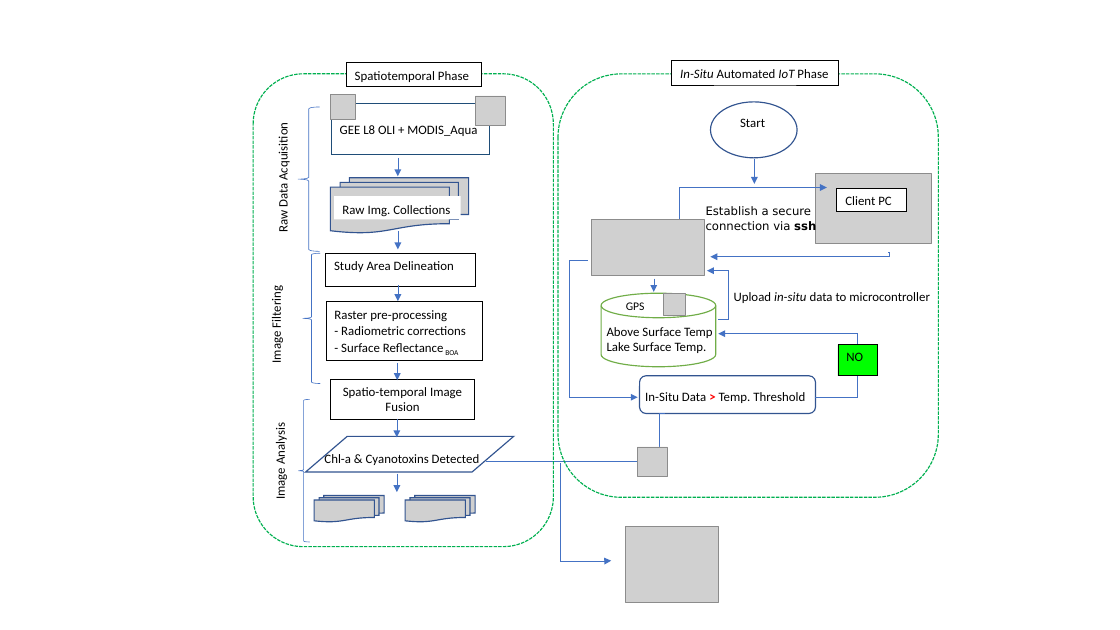
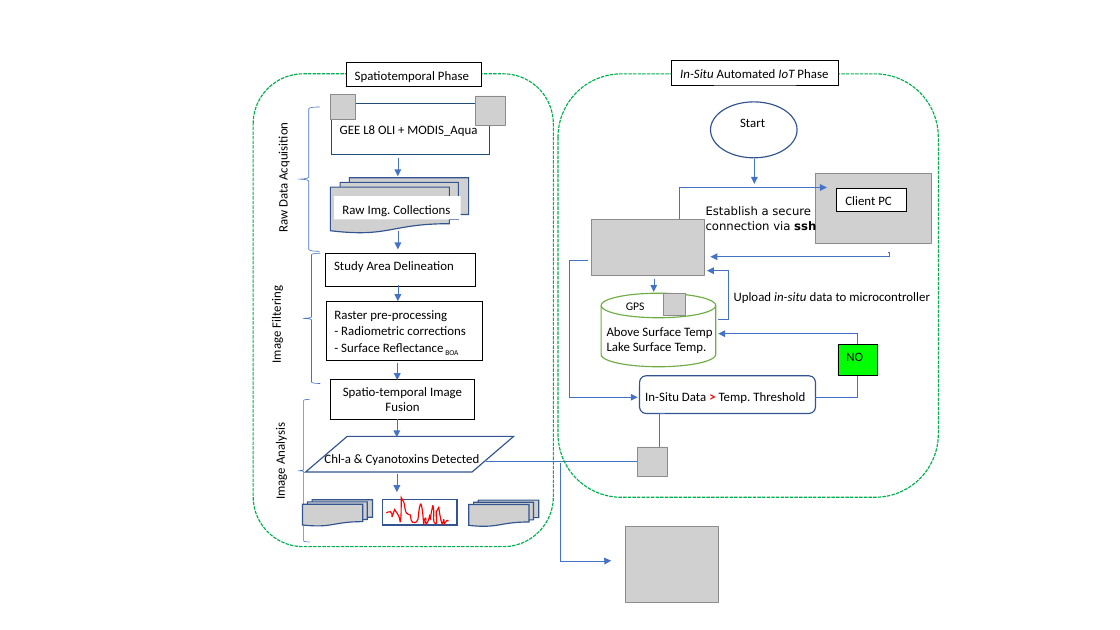
Before and after one commit to OkomoJacob/FinalYearProject, a slide deck: slide 3 of ENC222-0149_2017.pptx. Drawn at 1120x630 pixels with LibreOffice and Linux fonts; fonts in the diff are those of the drawing; grey boxes stand for pictures. Boxes give left, top, right and bottom in pixels: in the first picture for what was removed or moved away, otherwise in the second. Text is boxed around its words. In the diff, an @@ line names an element or a change of style, - is before the commit and + after.

```diff
--- a/ENC222-0149_2017.pptx
+++ b/ENC222-0149_2017.pptx
@@ picture: place and size @@
-picture at [314, 496, 384, 522]
+picture at [302, 500, 372, 526]
@@ rectangle added at [383, 500, 457, 525], fill #FFFFFF, outline #325491 1 pt @@
@@ freeform shape added at [386, 498, 449, 525], outline #FF0000 1 pt @@
@@ picture: place and size @@
-picture at [405, 496, 475, 522]
+picture at [469, 500, 539, 526]
```
Also in this commit, not shown: 1 other slide changed, 1 other file.
